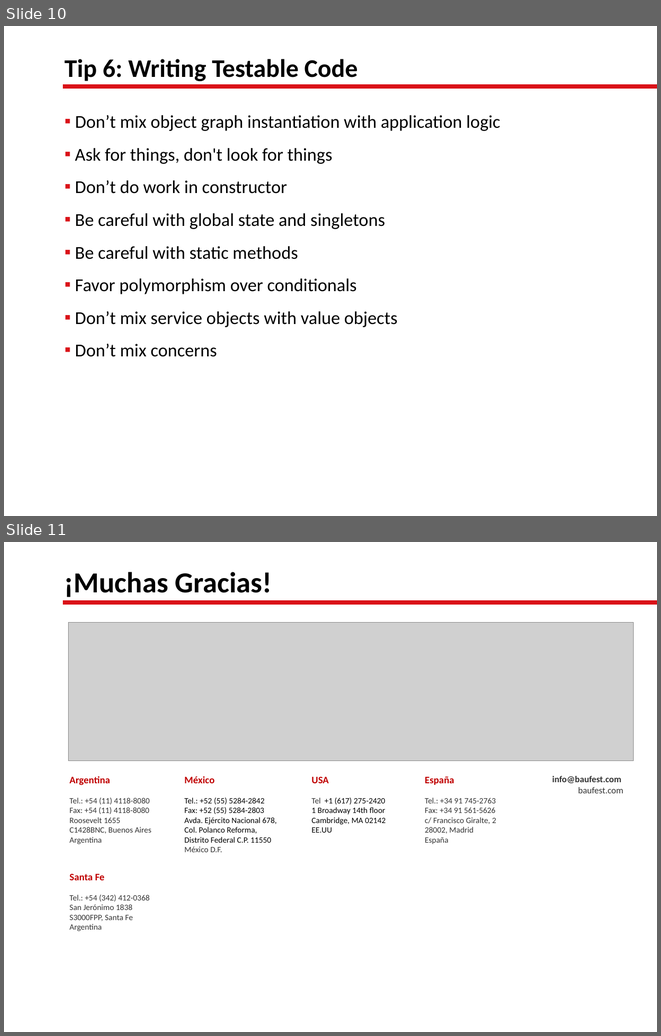
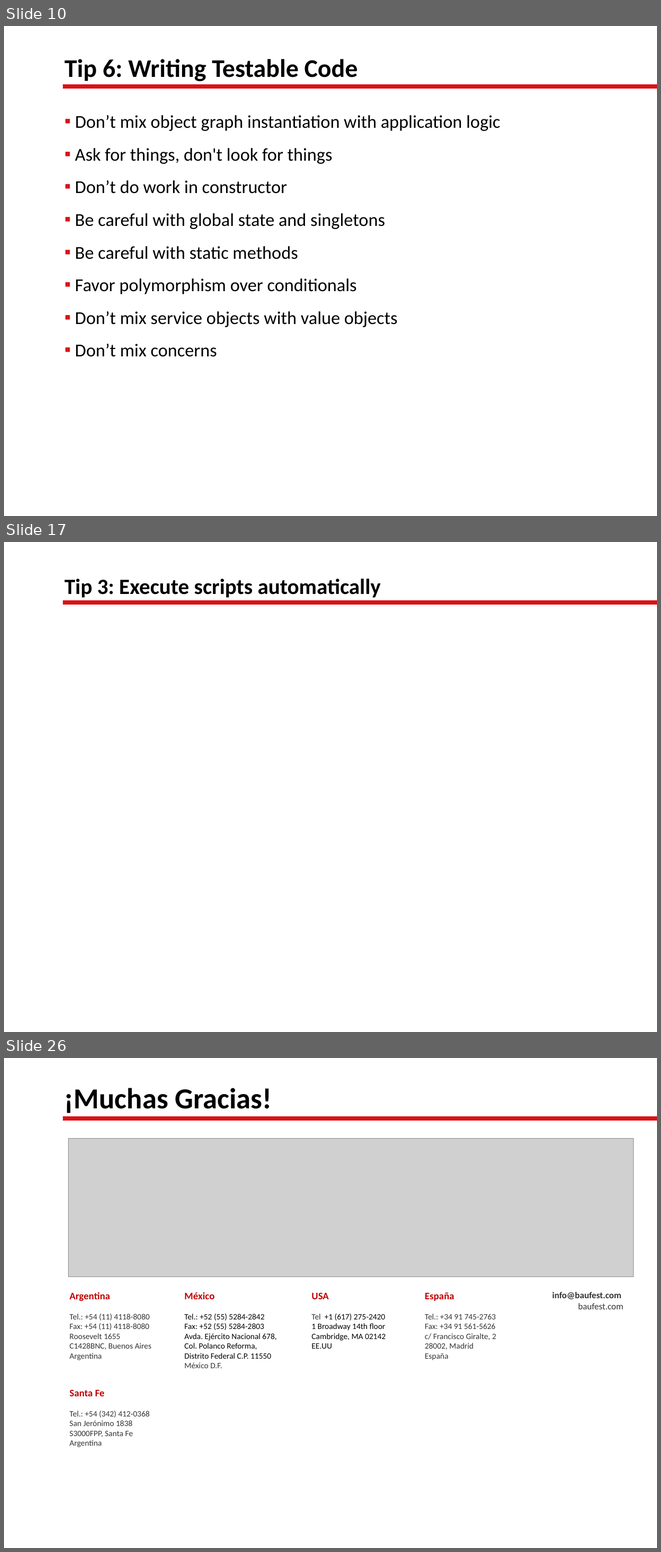
Before and after one commit to lgoldin/TestOrientedDevelopment, a slide deck: Test-Oriented Development.pptx. Shown one above the other, each under a label of ours: slides 10 and 11 before the commit, slides 10, 17 and 26 after it; the slides between them are not shown. The pictures are 661x1036 and 661x1552 pixels, drawn with LibreOffice and Linux fonts; fonts in the diff are those of the drawing; grey boxes stand for pictures; background and template pictures are left out. Boxes give left, top, right and bottom in pixels: in the first picture for what was removed or moved away, otherwise in the second. Text is boxed around its words. In the diff, an @@ line names an element or a change of style, - is before the commit and + after.

```diff
--- a/Test-Oriented Development.pptx
+++ b/Test-Oriented Development.pptx
@@ slide 17 added at (4,542,657,1032), background picture (left out); not listed: 1 template element that a slide beside it also shows @@
@@ title added at (64,579,381,598), 24 pt, text #000000, bold @@
+Tip 3: Execute scripts automatically
@@ what was slide 11 is now slide 26 @@
```
Also in this commit, not shown: 4 slides changed, 15 other slides added, 1 slide removed, 11 other files.
